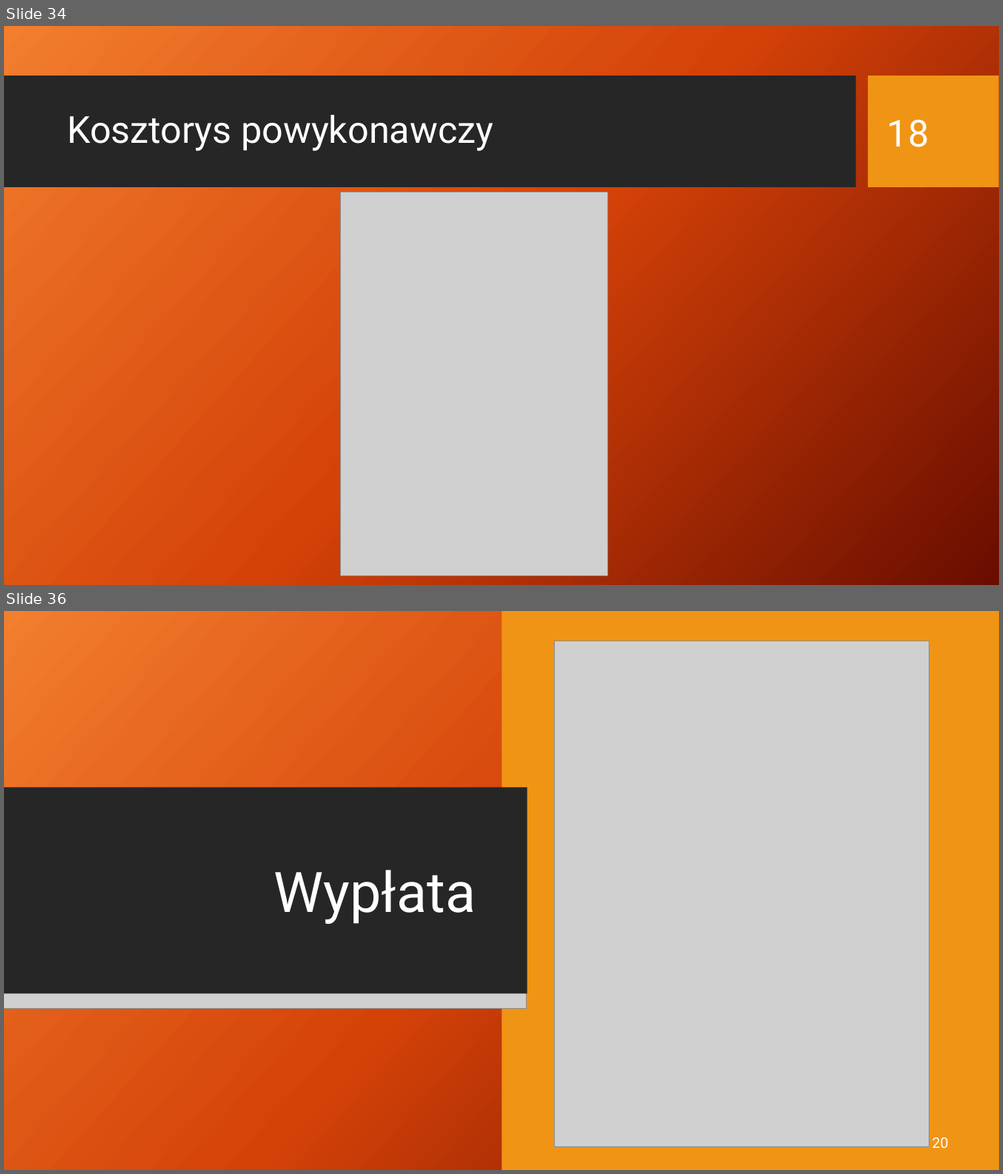
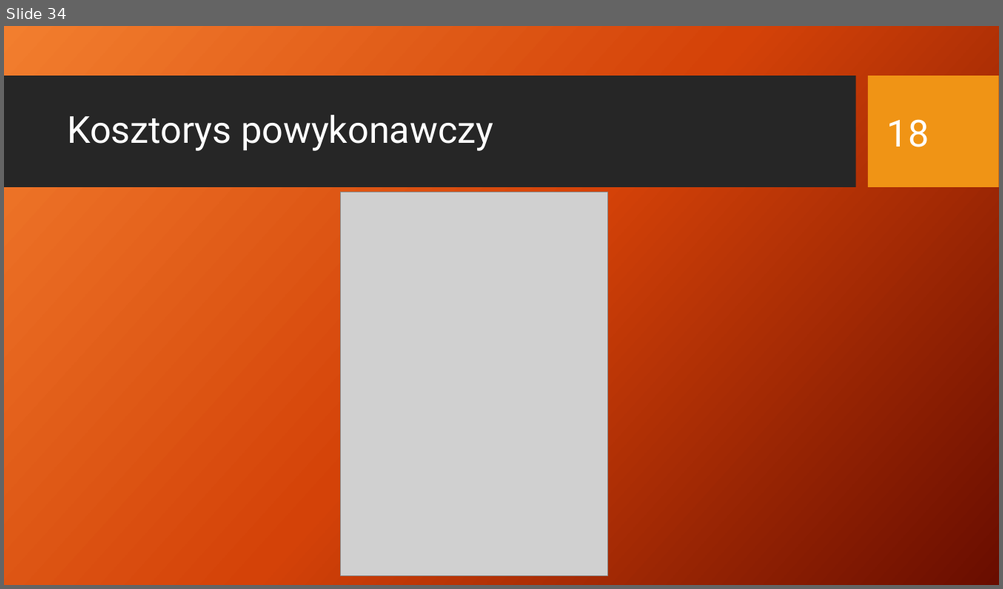
Before and after one commit to rudnickirobert/KWZP2021, a slide deck: Prezentacja_29.04.pptx. Shown one above the other, each under a label of ours: slides 34 and 36 before the commit, slide 34 after it; the slides between them are not shown. The pictures are 1003x1174 and 1003x589 pixels, drawn with LibreOffice and Linux fonts; fonts in the diff are those of the drawing; grey boxes stand for pictures; background and template pictures are left out. Boxes give left, top, right and bottom in pixels: in the first picture for what was removed or moved away, otherwise in the second. Text is boxed around its words. In the diff, an @@ line names an element or a change of style, - is before the commit and + after.

```diff
--- a/Prezentacja_29.04.pptx
+++ b/Prezentacja_29.04.pptx
@@ slide 36 removed at (4,611,999,1170), background picture (left out); not listed: 2 template elements that a slide beside it also shows @@
@@ rectangle removed at (4,611,999,1170) @@
@@ rectangle removed at (502,611,999,1170) @@
@@ picture removed at (555,641,928,1147) @@
@@ rectangle removed at (4,788,527,994) @@
@@ rectangle removed at (4,822,736,958) @@
@@ rectangle removed at (747,822,999,958) @@
@@ title removed at (274,870,475,924) @@
-Wypłata
@@ picture removed at (4,957,736,980) @@
@@ picture removed at (747,957,999,980) @@
@@ picture removed at (4,994,526,1008) @@
@@ text removed at (932,1138,948,1148) @@
-20
```
Also in this commit, not shown: 4 slides changed, 5 slides added, 3 other slides removed, 31 other files.
